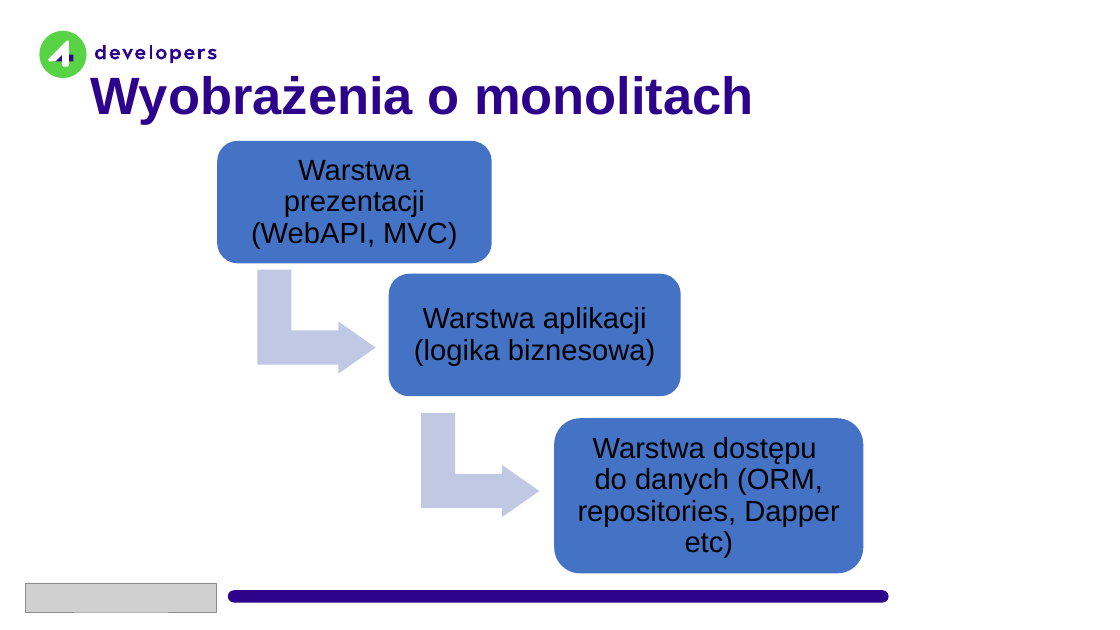
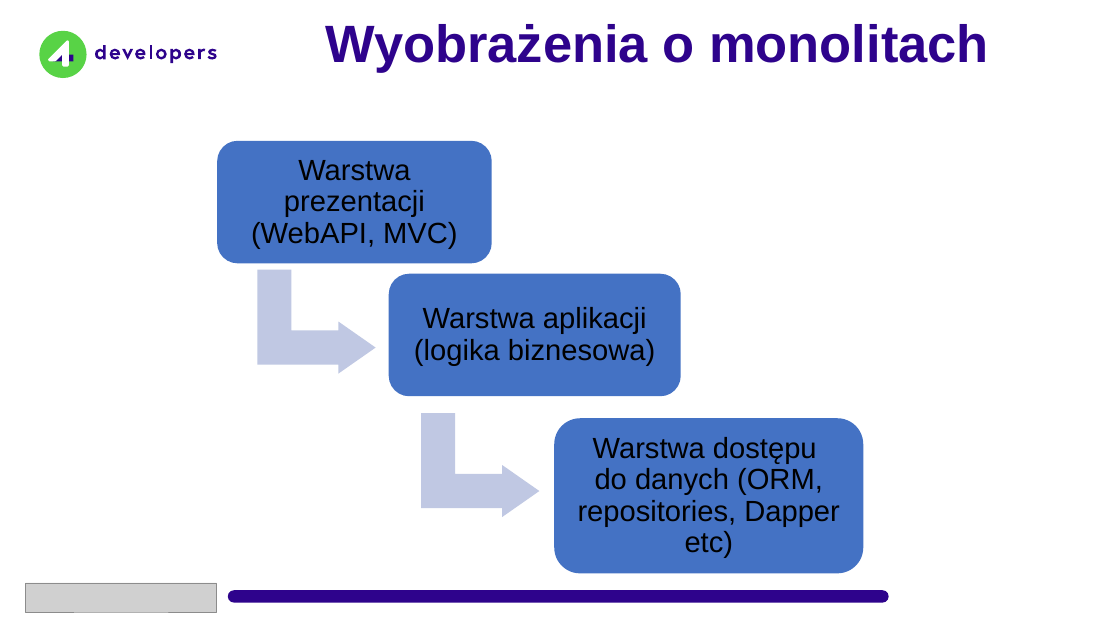
Before and after one commit to kamil-wysocki/4dev2024, a slide deck: slide 3 of 4Developers 2024.pptx. Drawn at 1120x630 pixels with LibreOffice and Linux fonts; fonts in the diff are those of the drawing; grey boxes stand for pictures; background and template pictures are left out. Boxes give left, top, right and bottom in pixels: in the first picture for what was removed or moved away, otherwise in the second. Text is boxed around its words. In the diff, an @@ line names an element or a change of style, - is before the commit and + after.

```diff
--- a/4Developers 2024.pptx
+++ b/4Developers 2024.pptx
@@ text "Wyobrażenia o monolitach": place and size @@
-text "Wyobrażenia o monolitach" at (90,76,754,125)
+text "Wyobrażenia o monolitach" at (326,24,989,73)
```
Also in this commit, not shown: 6 other slides changed, 1 slide added, 1 slide removed.
